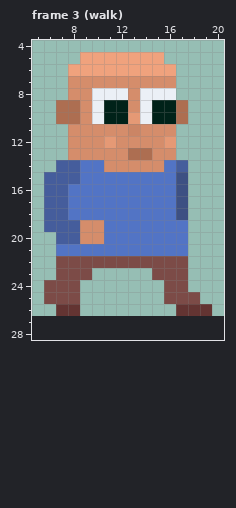
A pixel-art file gets an edit: assets/settler.aseprite. Above: the version before the commit.
24x24 pixels, 6 frames. Shown: frame 3 (walk): x 5..20, y 4..28. The old version is drawn lined up with the new one, on the new canvas. The commit also changed other frames, which this record leaves out.
The same view after the edit:
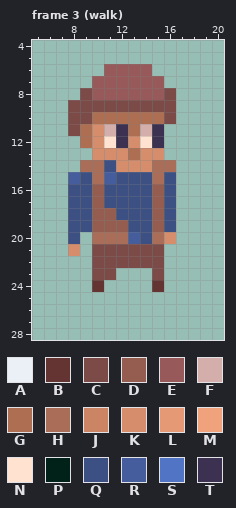
Palette (. is transparent): A #ebf0f6  B #633432  C #7c4b47  D #945d4f  E #98595a  F #d4aeaa  G #ad6e51  H #a96d58  J #cb8565  K #d58d6b  L #e59975  M #f0a27d  N #ffe2cf  P #002219  Q #3d5083  R #455d9c  S #5274c5  T #3c3151
From the commit log: Slightly prettier settlers. Also Sprite outlines for settlers
Edits made:
canvas 24x24 -> 24x32, the old top-left corner now at 0,3
--- frame 3 (walk)
@@ x 5..20 @@
  4 ................
- 5 ....MMMMMMM.....
- 6 ...MMMMMMMMM....
- 7 ...KKKKKKKKK....
- 8 ...KKAAAKAAA....
- 9 ..GGKAPPKAPPG...
-10 ..GGKAPPLAPPG...
-11 ...KKKKKJKKK....
-12 ...KKKLKKKKL....
-13 ...KKKKKGGKK....
-14 ..RRSSKKKKKSR...
-15 .RRRSSSSSSSSQ...
-16 .RRSSSSSSSSSQ...
-17 .RRSSSSSSSSSQ...
-18 .RRSSSSSSSSSQ...
-19 .RRRKKSSSSSSS...
-20 ..RRKKSSSSSSS...
-21 ..SSSSSSSSSSS...
-22 ..CCCCCCCCCCC...
-23 ..CCC.....CCC...
-24 .CCC.......CC...
-25 .CCC.......CCC..
-26 ..BB........BBB.
+ 5 ................
+ 6 ......EEEE......
+ 7 .....EEEEEE.....
+ 8 ....CEEEEEEC....
+ 9 ...CCCCCCCCC....
+10 ...CCGGGGGGC....
+11 ...CGKFTGFT.....
+12 ....GKNTKNT.....
+13 .....KKKGKK.....
+14 ....HHQKKKHH....
+15 ...RQHRQQQHQ....
+16 ...QQDQQQQDQ....
+17 ...QQDQQQQDQ....
+18 ...QQDDQQQDQ....
+19 ...QQDDDQQDQ....
+20 ...Q.HHHRQHK....
+21 ...K.CCCCCC.....
+22 .....CCCCCC.....
+23 .....CC...C.....
+24 .....B....B.....
+25 ................
+26 ................
 27 ................
Where, in picture pixels (left, top, right, bottom), the same in both pictures:
changed: (44, 52, 212, 316)
